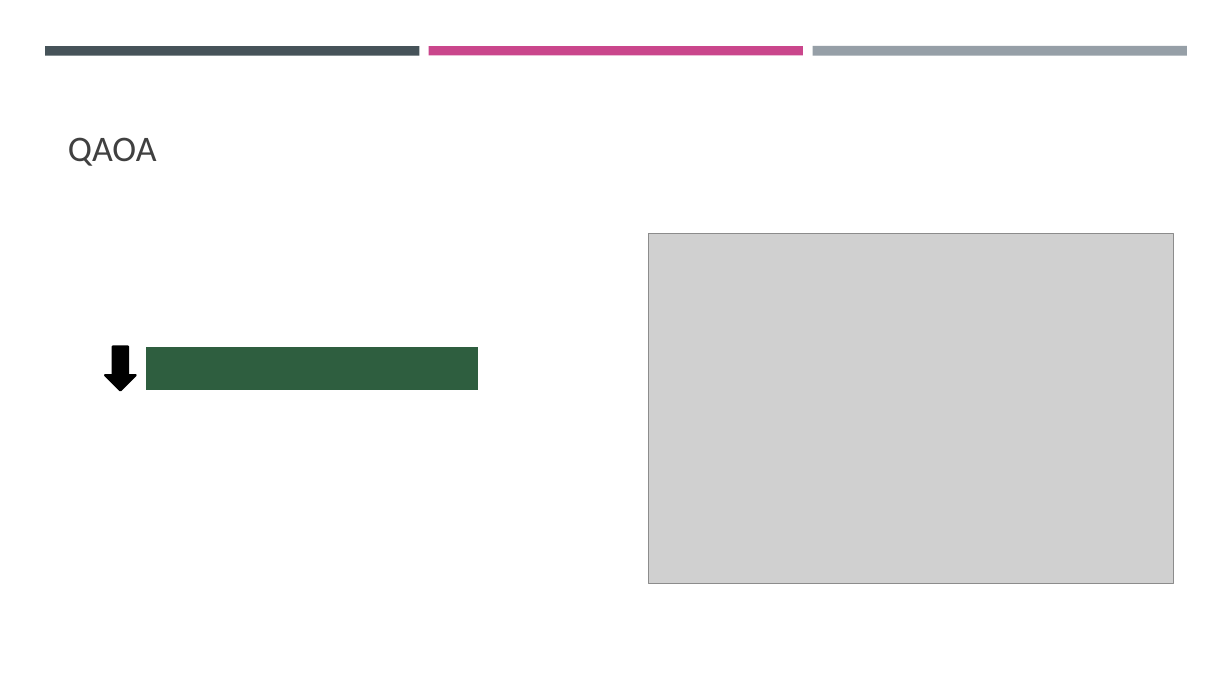
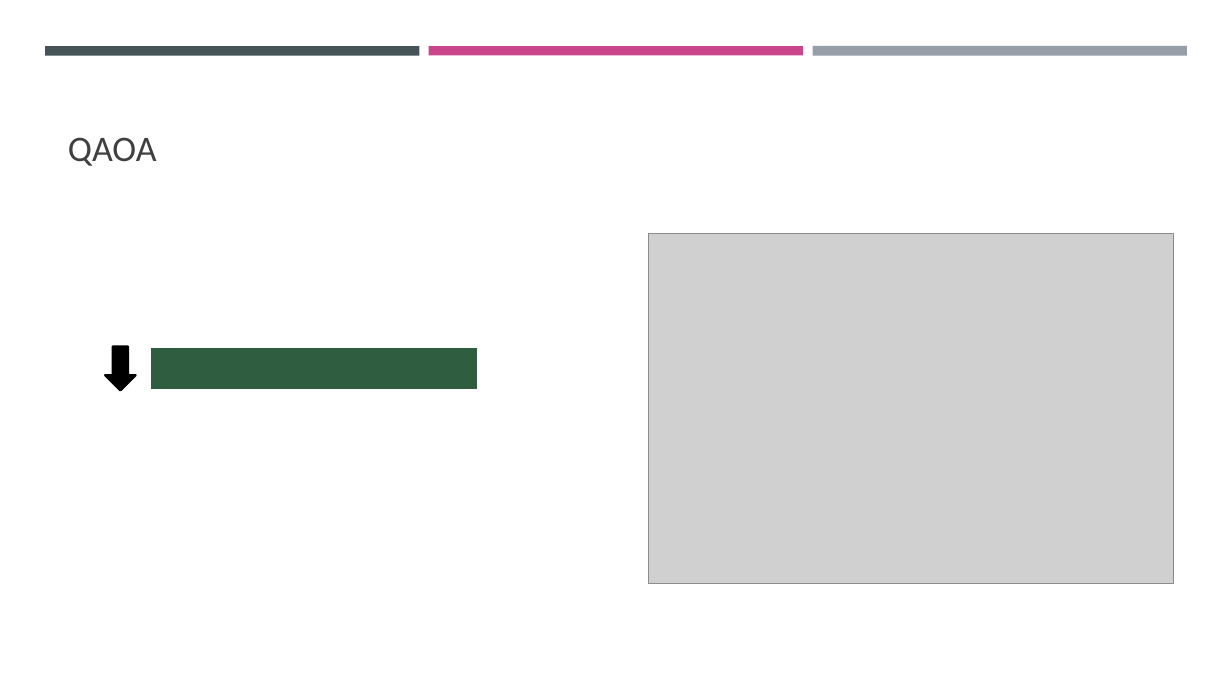
Before and after one commit to CodeJP97/QHT-2022-WoQ, a slide deck: slide 8 of Lecture.pptm. Drawn at 1232x693 pixels with LibreOffice and Linux fonts; fonts in the diff are those of the drawing; grey boxes stand for pictures. Boxes give left, top, right and bottom in pixels: in the first picture for what was removed or moved away, otherwise in the second. Text is boxed around its words. In the diff, an @@ line names an element or a change of style, - is before the commit and + after.

```diff
--- a/Lecture.pptm
+++ b/Lecture.pptm
@@ rectangle: place and size @@
-rectangle at (145,347,478,391)
+rectangle at (150,347,478,391)
@@ rectangle at (150,347,478,391): outline #FFFFFF 0.75 pt to #FFFFFF 1.75 pt @@
```
Also in this commit, not shown: 3 other slides changed, 4 other files.
